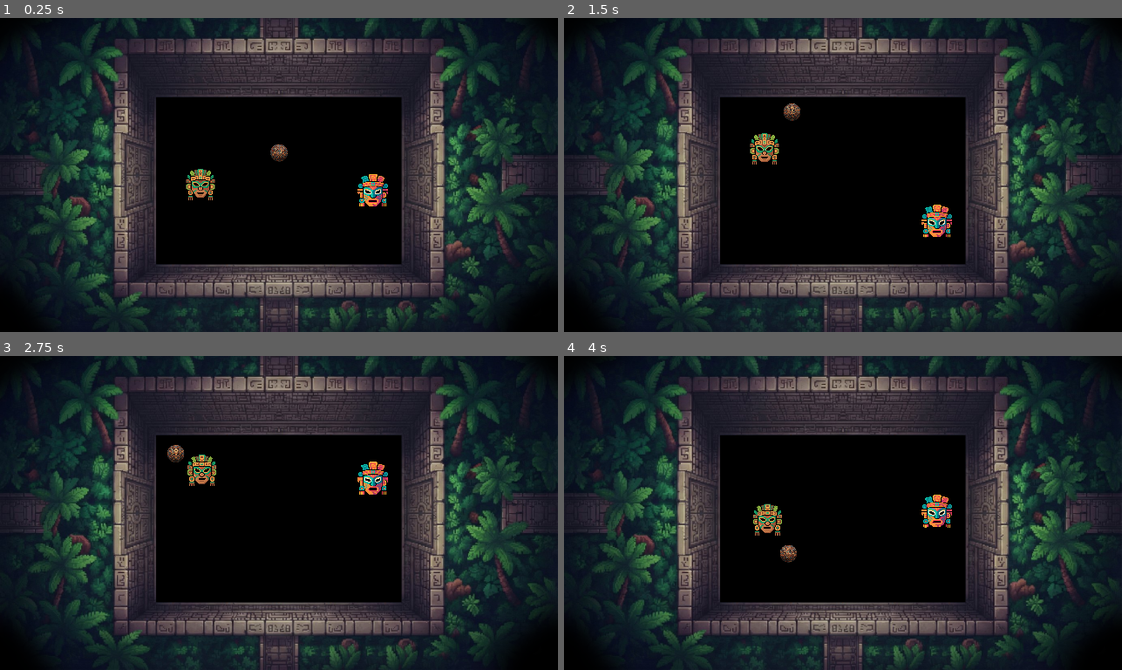
Above: before the commit, frames 1-4 (two rows, left to right).
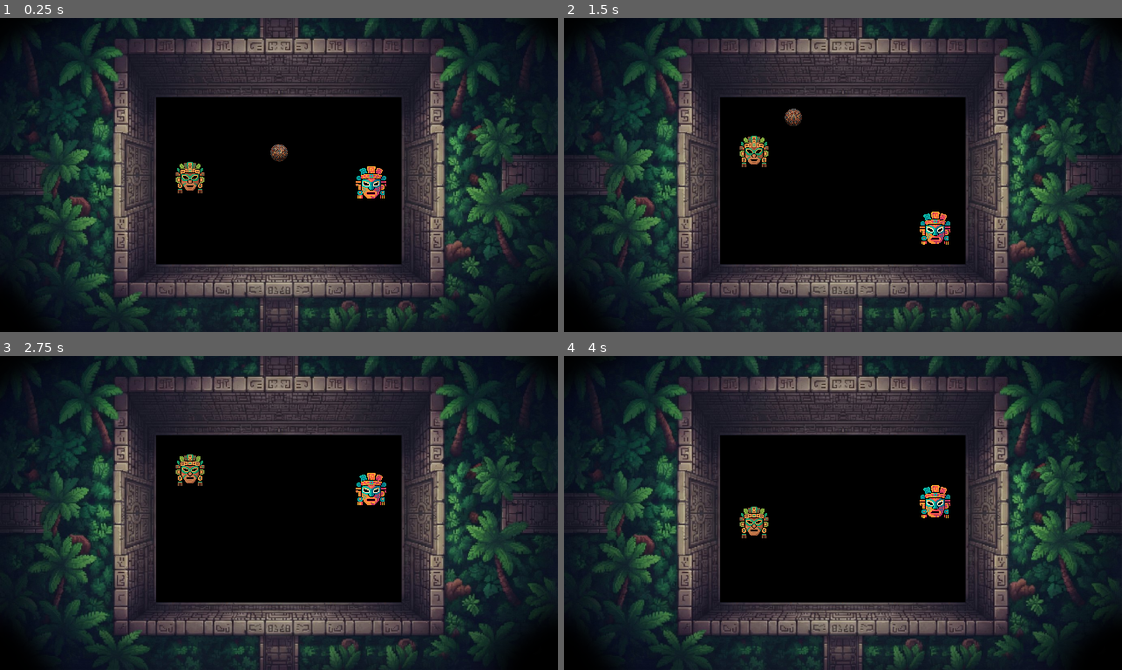
Above: after the commit, the same moments.

Repository: codigoneuro/balamball.games
Game: Godot game, scene res://Scenes/board.tscn
Same seed, same stepped clock (60 frames per second), same inputs: the game is played once before the commit and once after it.
Inputs:
- Up to frame 1 (0.25 s): no input
- Up to frame 2 (1.5 s): hold Up (up) 0.53-1.28 s; hold Down (down) from 1.28 s (still down)
- Up to frame 3 (2.75 s): release Down (down) at 2.03 s; hold Up (up) from 2.03 s (still down)
- Up to frame 4 (4 s): release Up (up) at 3.53 s; hold Down (down) from 3.53 s (still down)

The runs differ from the first frame. In frame 1, 1.0% of the frame differs, in the area x 31-70%, y 45-60%; in frame 2, 1.2%; in frame 3, 1.2%; in frame 4, 1.2%, in the area x 31-70%, y 41-66%.

Commit message:
add mechanic of Goal

Diff:
--- /dev/null
+++ b/balam-ball/Scenes/Aro.tscn
@@ -0,0 +1,8 @@
+[gd_scene format=3 uid="uid://cya73b0rlat"]
+
+[sub_resource type="CircleShape2D" id="CircleShape2D_8ica8"]
+
+[node name="Aro" type="Area2D" unique_id=1098503941]
+
+[node name="CollisionShape2D" type="CollisionShape2D" parent="." unique_id=1985858501]
+shape = SubResource("CircleShape2D_8ica8")
--- a/balam-ball/Scenes/board.tscn
+++ b/balam-ball/Scenes/board.tscn
@@ -1,12 +1,14 @@
 [gd_scene format=3 uid="uid://br4bobvux3068"]
 
+[ext_resource type="Script" uid="uid://dqr2vkbx6yyj" path="res://Scripts/board.gd" id="1_bh37u"]
 [ext_resource type="Texture2D" uid="uid://dpidsm386h6jm" path="res://Characters/ver2.png" id="1_shhme"]
 [ext_resource type="PackedScene" uid="uid://dptdrrpn3igqq" path="res://Scenes/Player.tscn" id="2_2wvcj"]
 [ext_resource type="PackedScene" uid="uid://jfg4gyf6yon" path="res://Scenes/tezcat.tscn" id="3_uh3b8"]
 [ext_resource type="PackedScene" uid="uid://bmgghpyqmqe5g" path="res://Scenes/ball.tscn" id="4_shhme"]
+[ext_resource type="PackedScene" uid="uid://cya73b0rlat" path="res://Scenes/Aro.tscn" id="5_s4i1f"]
 
 [sub_resource type="RectangleShape2D" id="RectangleShape2D_uh3b8"]
-size = Vector2(281, 16)
+size = Vector2(290, 16)
 
 [sub_resource type="RectangleShape2D" id="RectangleShape2D_shhme"]
 size = Vector2(19, 192)
@@ -15,9 +17,16 @@
 size = Vector2(20, 190)
 
 [sub_resource type="RectangleShape2D" id="RectangleShape2D_bh37u"]
-size = Vector2(283, 15)
+size = Vector2(292, 15)
+
+[sub_resource type="RectangleShape2D" id="RectangleShape2D_twe5h"]
+size = Vector2(31, 68)
+
+[sub_resource type="RectangleShape2D" id="RectangleShape2D_d8vyx"]
+size = Vector2(31, 75)
 
 [node name="Board" type="Node2D" unique_id=1693222382]
+script = ExtResource("1_bh37u")
 
 [node name="Sprite2D" type="Sprite2D" parent="." unique_id=481310172]
 texture = ExtResource("1_shhme")
@@ -25,16 +34,16 @@
 [node name="Camera2D" type="Camera2D" parent="." unique_id=49251775]
 
 [node name="Balam" parent="." unique_id=2899691 instance=ExtResource("2_2wvcj")]
-position = Vector2(-90, 9)
+position = Vector2(-102, 1)
 
 [node name="Tezcat" parent="." unique_id=14505957 instance=ExtResource("3_uh3b8")]
-position = Vector2(112, 4)
+position = Vector2(110, -5)
 
 [node name="Top" type="StaticBody2D" parent="." unique_id=615023418]
-position = Vector2(9, -79)
+position = Vector2(10, -76)
 
 [node name="CollisionShape2D" type="CollisionShape2D" parent="Top" unique_id=931760740]
-position = Vector2(-4.5, -13)
+position = Vector2(-9, -13)
 shape = SubResource("RectangleShape2D_uh3b8")
 
 [node name="Wall-iz" type="StaticBody2D" parent="." unique_id=237288256]
@@ -48,15 +57,35 @@
 position = Vector2(-102, 13)
 
 [node name="CollisionShape2D" type="CollisionShape2D" parent="Wall-der" unique_id=1482261027]
-position = Vector2(-47, 0)
+position = Vector2(-52, -2)
 shape = SubResource("RectangleShape2D_s4i1f")
 
 [node name="Flow" type="StaticBody2D" parent="." unique_id=1613215842]
 position = Vector2(5, 100)
 
 [node name="CollisionShape2D" type="CollisionShape2D" parent="Flow" unique_id=1605171108]
-position = Vector2(2.5, 9.5)
+position = Vector2(-2, 9.5)
 shape = SubResource("RectangleShape2D_bh37u")
 
 [node name="Ball" parent="." unique_id=1493512876 instance=ExtResource("4_shhme")]
 position = Vector2(0, -25)
+
+[node name="AroSuperior" parent="." unique_id=1098503941 instance=ExtResource("5_s4i1f")]
+position = Vector2(0, -71)
+
+[node name="AroInferior" parent="." unique_id=1203851843 instance=ExtResource("5_s4i1f")]
+position = Vector2(0, 93)
+
+[node name="PorteriaBalam" type="Area2D" parent="." unique_id=828826630]
+position = Vector2(-151, 3)
+
+[node name="CollisionShape2D" type="CollisionShape2D" parent="PorteriaBalam" unique_id=1285356806]
+position = Vector2(-3.5, -4)
+shape = SubResource("RectangleShape2D_twe5h")
+
+[node name="PorteriaTezcat" type="Area2D" parent="." unique_id=1774403124]
+position = Vector2(159, 0)
+
+[node name="CollisionShape2D" type="CollisionShape2D" parent="PorteriaTezcat" unique_id=1989252426]
+position = Vector2(-5.5, -3.5)
+shape = SubResource("RectangleShape2D_d8vyx")
--- a/balam-ball/Scripts/ball.gd
+++ b/balam-ball/Scripts/ball.gd
@@ -1,8 +1,9 @@
 extends CharacterBody2D
 
 @export var velocidad_inicial = 150.0
-@export var incremento_velocidad = 1
+@export var incremento_velocidad = 1.05
 
+var ultimo_jugador: String = ""
 var direccion = Vector2.ZERO
 
 func _ready() -> void:
@@ -24,6 +25,10 @@
 		var objeto_tocado = colision.get_collider()
 
 		if objeto_tocado:
-			if objeto_tocado.is_in_group("Balam") or objeto_tocado.is_in_group("Tezcat"):
+			# Registramos el último toque basado en el grupo del objeto
+			if objeto_tocado.is_in_group("Balam"):
+				ultimo_jugador = "Balam"
 				velocity *= incremento_velocidad
-				print("Choqué con un jugador!")
+			elif objeto_tocado.is_in_group("Tezcat"):
+				ultimo_jugador = "Tezcat"
+				velocity *= incremento_velocidad
--- /dev/null
+++ b/balam-ball/Scripts/board.gd
@@ -0,0 +1,68 @@
+extends Node2D
+
+var puntos_balam = 0
+var puntos_tezcat = 0
+const META_PUNTOS = 7
+
+# Referencia al nodo de la pelota para poder moverla
+@onready var pelota = $Ball
+
+func _ready():
+	# Conexión de señales de las porterías
+	$PorteriaBalam.body_entered.connect(_on_gol_contra_balam)
+	$PorteriaTezcat.body_entered.connect(_on_gol_contra_tezcat)
+
+	# Conexión de señales de los aros
+	$AroSuperior.body_entered.connect(_on_aro_anotado)
+	$AroInferior.body_entered.connect(_on_aro_anotado)
+
+# --- PUNTAJE NORMAL ---
+func _on_gol_contra_balam(body):
+	if body.name == "Ball":
+		puntos_tezcat += 1
+		print("Punto para Tezcat! Marcador: ", puntos_balam, "-", puntos_tezcat)
+		verificar_puntos()
+
+func _on_gol_contra_tezcat(body):
+	if body.name == "Ball":
+		puntos_balam += 1
+		print("Punto para Balam! Marcador: ", puntos_balam, "-", puntos_tezcat)
+		verificar_puntos()
+
+# --- VICTORIA SÚBITA ---
+func _on_aro_anotado(body):
+	if body.name == "Ball":
+		# Usamos la variable definida en ball.gd
+		var anotador = body.ultimo_jugador
+		if anotador != "":
+			finalizar_juego(anotador, true)
+
+# --- CONTROL DE PARTIDA ---
+func verificar_puntos():
+	if puntos_balam >= META_PUNTOS:
+		finalizar_juego("Balam", false)
+	elif puntos_tezcat >= META_PUNTOS:
+		finalizar_juego("Tezcat", false)
+	else:
+		reiniciar_posicion_pelota()
+
+func reiniciar_posicion_pelota():
+	# Detenemos la pelota momentáneamente
+	pelota.velocity = Vector2.ZERO
+	# La centramos en la pantalla (ajusta 320x180 según tu centro)
+	pelota.global_position = Vector2(320, 180)
+	# Llamamos a la función de lanzamiento del script ball.gd
+	pelota.lanzar_pelota()
+
+func finalizar_juego(ganador, es_subita):
+	var mensaje = ""
+	if es_subita:
+		mensaje = "¡VICTORIA SÚBITA! " + ganador + " ha encestado en el Aro Sagrado."
+	else:
+		mensaje = "¡FIN DEL JUEGO! " + ganador + " es el ganador con 7 puntos."
+
+	print(mensaje)
+
+	# Detener el tiempo del juego por completo
+	get_tree().paused = true
+	# Aquí podrías activar un nodo CanvasLayer con un Label para mostrar el mensaje
Binary file added: balam-ball/Characters/ball_maya_2.png
Not shown, added: balam-ball/Characters/ball_maya_2.png.import
Not shown, added: balam-ball/Scripts/board.gd.uid
